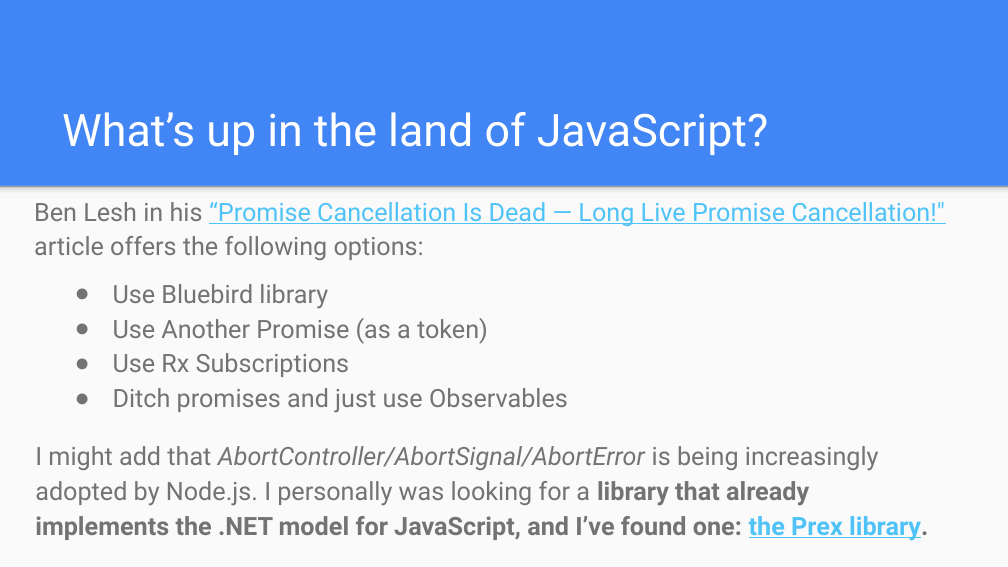
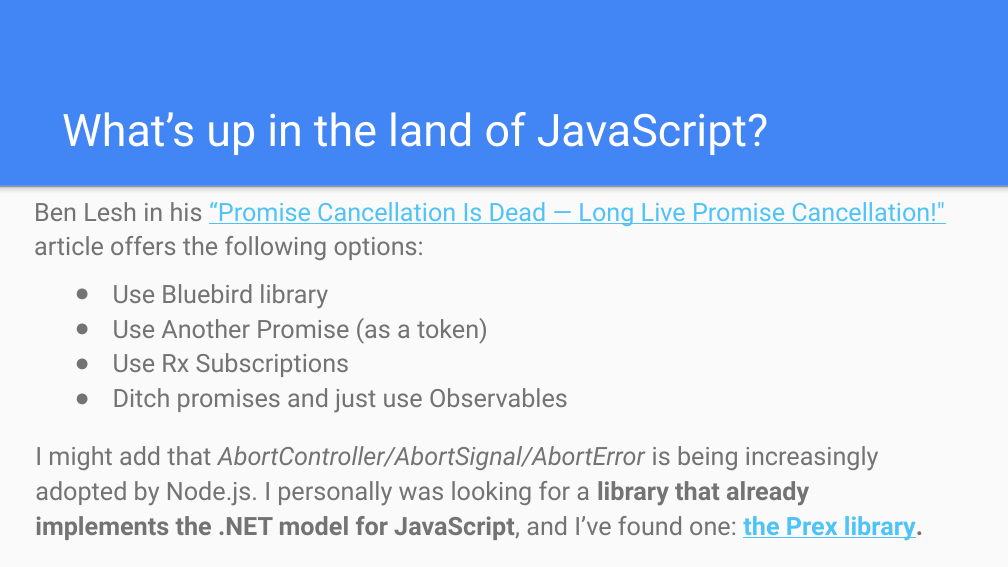
Before and after one commit to noseratio/cancellation-talk, a slide deck: slide 8 of Cancellation in JavaScript.pptx. Drawn at 1008x567 pixels with LibreOffice and Linux fonts; fonts in the diff are those of the drawing. Boxes give left, top, right and bottom in pixels: in the first picture for what was removed or moved away, otherwise in the second. Text is boxed around its words. In the diff, an @@ line names an element or a change of style, - is before the commit and + after.

```diff
--- a/Cancellation in JavaScript.pptx
+++ b/Cancellation in JavaScript.pptx
@@ text "I might add that AbortController/AbortSignal/AbortError ..." at (35, 446, 923, 541): bold off in "JavaScript, and I’ve found one:" @@
```
Also in this commit, not shown: 3 other slides changed, 1 other file.
